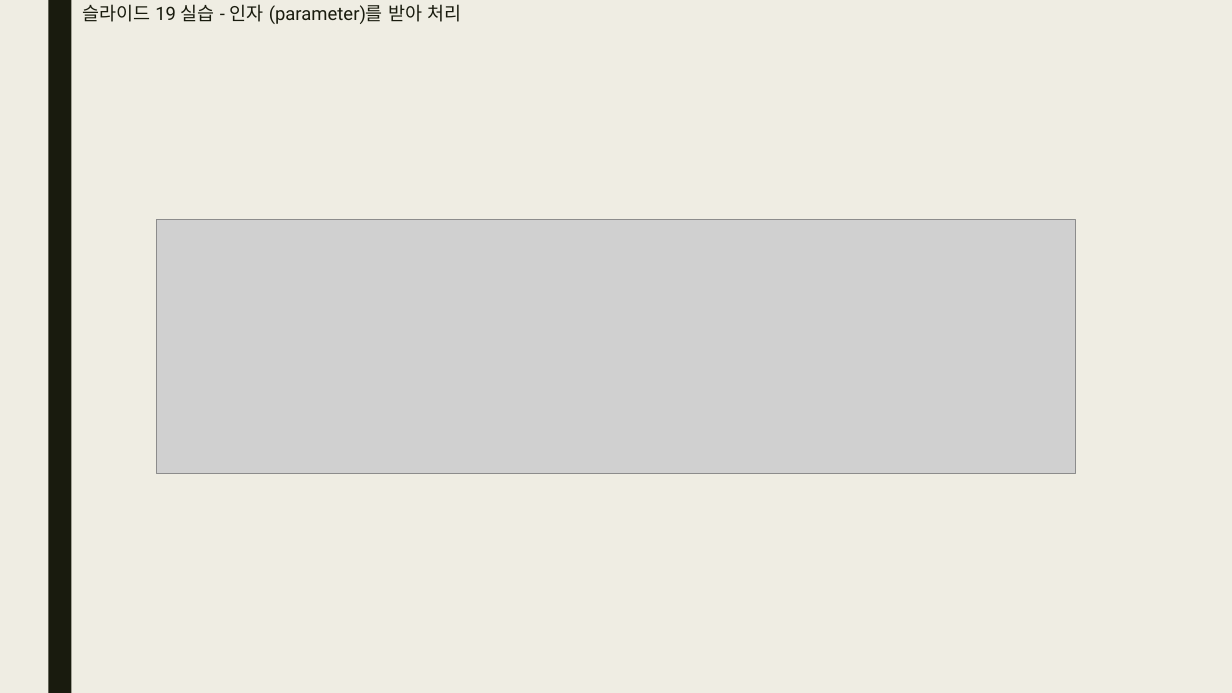
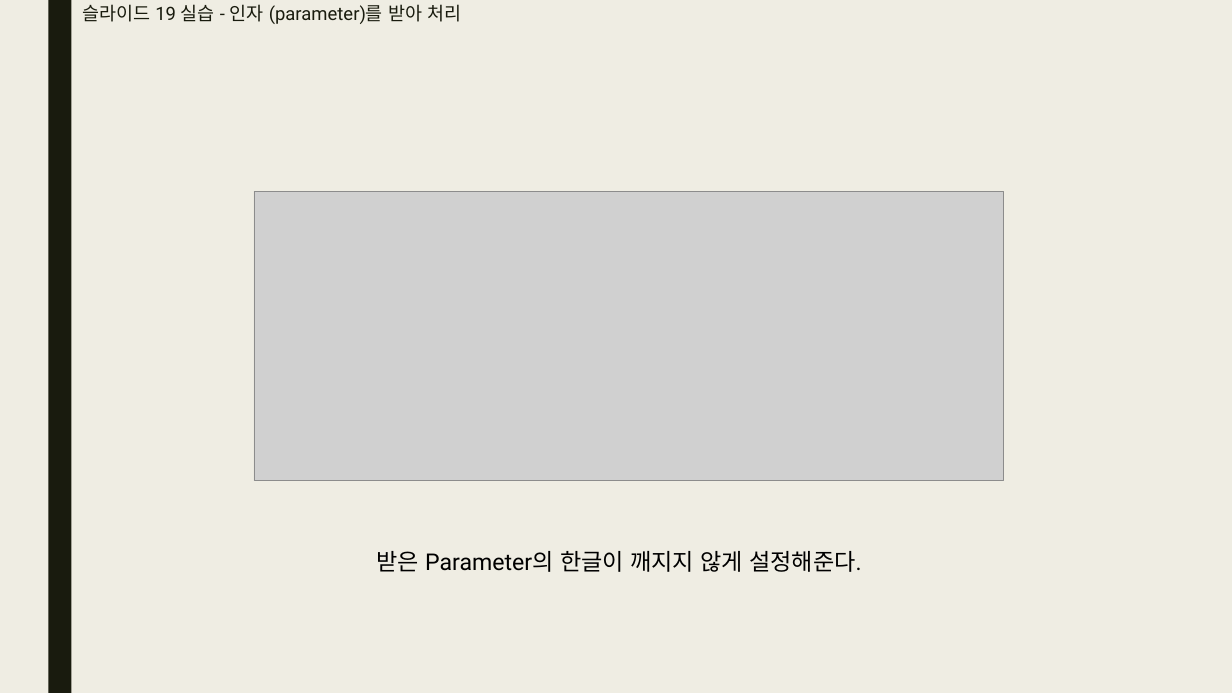
Before and after one commit to bino0130/politec-frontend, a slide deck: slide 13 of 기업업무 과제/기업업무 3강 과제(JSP) 남정현.pptx (slide 14 before the commit). Drawn at 1232x693 pixels with LibreOffice and Linux fonts; fonts in the diff are those of the drawing; grey boxes stand for pictures. Boxes give left, top, right and bottom in pixels: in the first picture for what was removed or moved away, otherwise in the second. Text is boxed around its words. In the diff, an @@ line names an element or a change of style, - is before the commit and + after.

```diff
--- a/기업업무 과제/기업업무 3강 과제(JSP) 남정현.pptx
+++ b/기업업무 과제/기업업무 3강 과제(JSP) 남정현.pptx
@@ picture: place and size @@
-picture at (157,219,1076,474)
+picture at (254,191,1005,482)
@@ text added at (376,551,861,572), 18 pt, text #000000 @@
+받은 Parameter의 한글이 깨지지 않게 설정해준다.
```
Also in this commit, not shown: 7 other slides changed, 1 slide removed, 16 other files.
